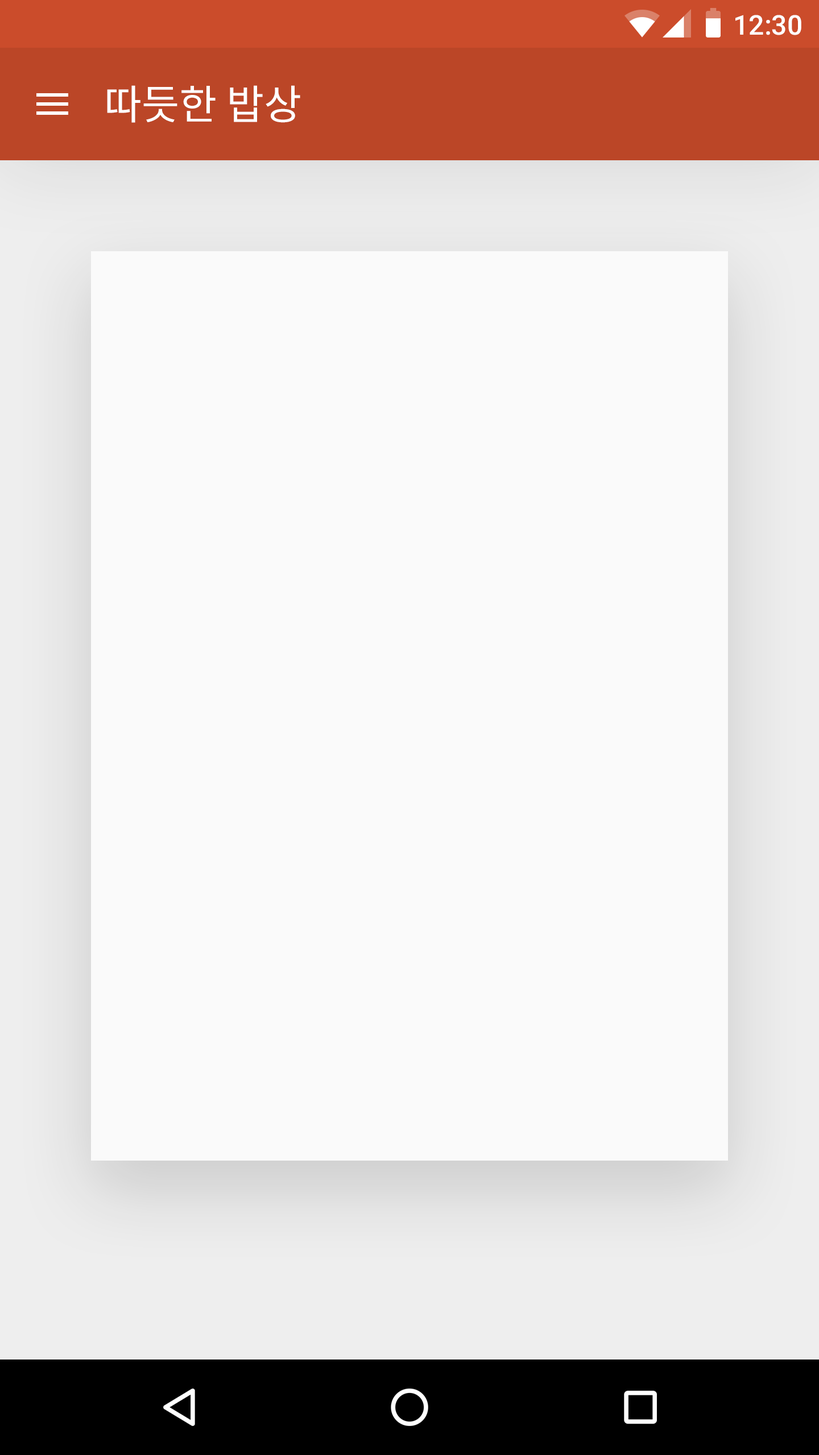
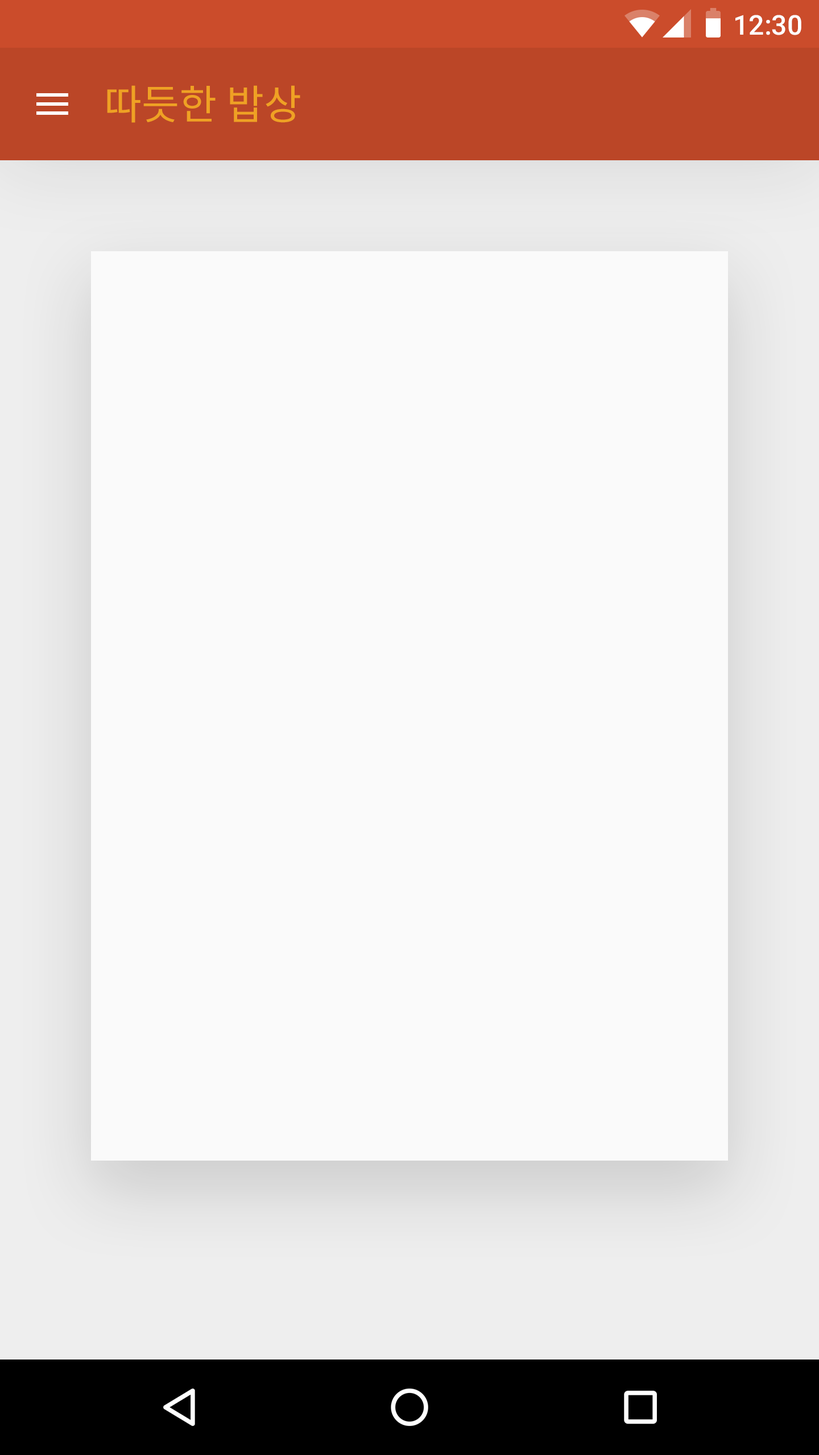
Layers edited between the first and the second 819×1455 image:
painted on "따듯한 밥상" over (106, 85, 301, 123)
